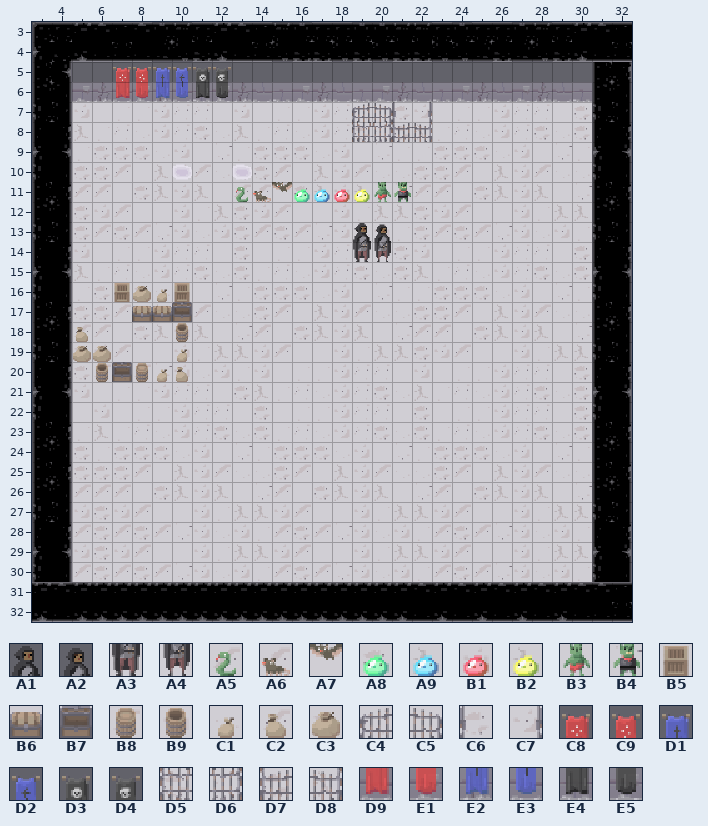
Tiled map (JSON) -- src/map/map1.json. Above: the version before the commit.
Cells are 32x32 px. Shown: x 3..32, y 3..32.
Key: from "tiles": A1 50, A2 51, A3 82, A4 83, A5 140, A6 141, A7 142, A8 143, A9 144, B1 145, B2 146, B3 147, B4 148, B5 337, B6 339, B7 340, B8 341, B9 342, C1 343, C2 344, C3 345, C4 621, C5 622, C6 623, C7 624, C8 626, C9 627, D1 628, D2 629, D3 630, D4 631, D5 653, D6 654, D7 655, D8 656, D9 658, E1 659, E2 660, E3 661, E4 662, E5 663.
__ is an empty cell.
Layers that did not change in this view are not listed.
Layer "wall" before, first column x 3:
 3 __ __ __ __ __ __ __ __ __ __ __ __ __ __ __ __ __ __ __ __ __ __ __ __ __ __ __ __ __ __
 4 __ __ __ __ __ __ __ __ __ __ __ __ __ __ __ __ __ __ __ __ __ __ __ __ __ __ __ __ __ __
 5 __ __ __ __ C8 C9 D1 D2 D3 D4 __ __ __ __ __ __ __ __ __ __ __ __ __ __ __ __ __ __ __ __
 6 __ __ __ __ D9 E1 E2 E3 E4 E5 __ __ __ __ __ __ __ __ __ __ __ __ __ __ __ __ __ __ __ __
 7 __ __ __ __ __ __ __ __ __ __ __ __ __ __ __ __ C4 C5 C6 C7 __ __ __ __ __ __ __ __ __ __
 8 __ __ __ __ __ __ __ __ __ __ __ __ __ __ __ __ D5 D6 D7 D8 __ __ __ __ __ __ __ __ __ __
 9 __ __ __ __ __ __ __ __ __ __ __ __ __ __ __ __ __ __ __ __ __ __ __ __ __ __ __ __ __ __
10 __ __ __ __ __ __ __ __ __ __ __ __ __ __ __ __ __ __ __ __ __ __ __ __ __ __ __ __ __ __
11 __ __ __ __ __ __ __ __ __ __ A5 A6 A7 A8 A9 B1 B2 B3 B4 __ __ __ __ __ __ __ __ __ __ __
12 __ __ __ __ __ __ __ __ __ __ __ __ __ __ __ __ __ __ __ __ __ __ __ __ __ __ __ __ __ __
13 __ __ __ __ __ __ __ __ __ __ __ __ __ __ __ __ __ __ __ __ __ __ __ __ __ __ __ __ __ __
14 __ __ __ __ __ __ __ __ __ __ __ __ __ __ __ __ A3 A4 __ __ __ __ __ __ __ __ __ __ __ __
15 __ __ __ __ __ __ __ __ __ __ __ __ __ __ __ __ __ __ __ __ __ __ __ __ __ __ __ __ __ __
16 __ __ __ __ B5 C3 C1 B5 __ __ __ __ __ __ __ __ __ __ __ __ __ __ __ __ __ __ __ __ __ __
17 __ __ __ __ __ B6 B6 B7 __ __ __ __ __ __ __ __ __ __ __ __ __ __ __ __ __ __ __ __ __ __
18 __ __ C2 __ __ __ __ B9 __ __ __ __ __ __ __ __ __ __ __ __ __ __ __ __ __ __ __ __ __ __
19 __ __ C3 C3 __ __ __ C1 __ __ __ __ __ __ __ __ __ __ __ __ __ __ __ __ __ __ __ __ __ __
20 __ __ __ B9 B7 B8 C1 C2 __ __ __ __ __ __ __ __ __ __ __ __ __ __ __ __ __ __ __ __ __ __
21 __ __ __ __ __ __ __ __ __ __ __ __ __ __ __ __ __ __ __ __ __ __ __ __ __ __ __ __ __ __
22 __ __ __ __ __ __ __ __ __ __ __ __ __ __ __ __ __ __ __ __ __ __ __ __ __ __ __ __ __ __
23 __ __ __ __ __ __ __ __ __ __ __ __ __ __ __ __ __ __ __ __ __ __ __ __ __ __ __ __ __ __
24 __ __ __ __ __ __ __ __ __ __ __ __ __ __ __ __ __ __ __ __ __ __ __ __ __ __ __ __ __ __
25 __ __ __ __ __ __ __ __ __ __ __ __ __ __ __ __ __ __ __ __ __ __ __ __ __ __ __ __ __ __
26 __ __ __ __ __ __ __ __ __ __ __ __ __ __ __ __ __ __ __ __ __ __ __ __ __ __ __ __ __ __
27 __ __ __ __ __ __ __ __ __ __ __ __ __ __ __ __ __ __ __ __ __ __ __ __ __ __ __ __ __ __
28 __ __ __ __ __ __ __ __ __ __ __ __ __ __ __ __ __ __ __ __ __ __ __ __ __ __ __ __ __ __
And afterwards:
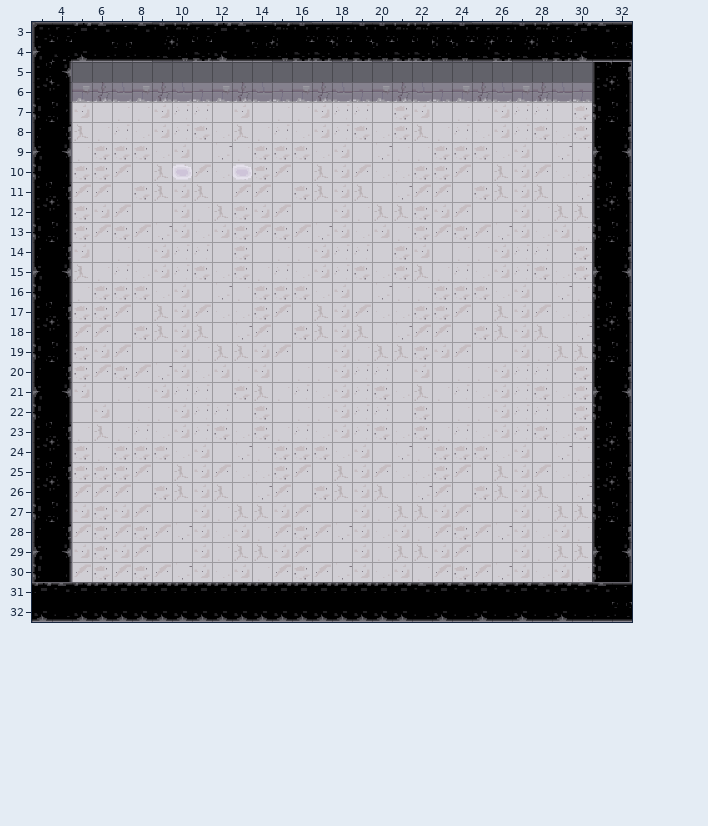
See-through tiles are keyed as they look on the map.
The edit:
Layer "wall":
y 5: x 7..12 C8 C9 D1 D2 D3 D4 -> __ __ __ __ __ __
y 6: x 7..12 D9 E1 E2 E3 E4 E5 -> __ __ __ __ __ __
y 7: x 19..22 C4 C5 C6 C7 -> __ __ __ __
y 8: x 19..22 D5 D6 D7 D8 -> __ __ __ __
y 11: x 13..21 A5 A6 A7 A8 A9 B1 B2 B3 B4 -> __ __ __ __ __ __ __ __ __
y 14: x 19..20 A3 A4 -> __ __
y 16: x 7..10 B5 C3 C1 B5 -> __ __ __ __
y 17: x 8..10 B6 B6 B7 -> __ __ __
y 18: x 5 C2 -> __; x 10 B9 -> __
y 19: x 5..6 C3 C3 -> __ __; x 10 C1 -> __
y 20: x 6..10 B9 B7 B8 C1 C2 -> __ __ __ __ __
Layer "roof":
y 13: x 19..20 A1 A2 -> __ __
Pixel boxes of the changes (left, top, right, bottom) in both pictures:
removed: (113, 67, 231, 98)
removed: (352, 102, 432, 142)
removed: (236, 182, 411, 202)
removed: (353, 223, 391, 262)
removed: (73, 283, 192, 382)
